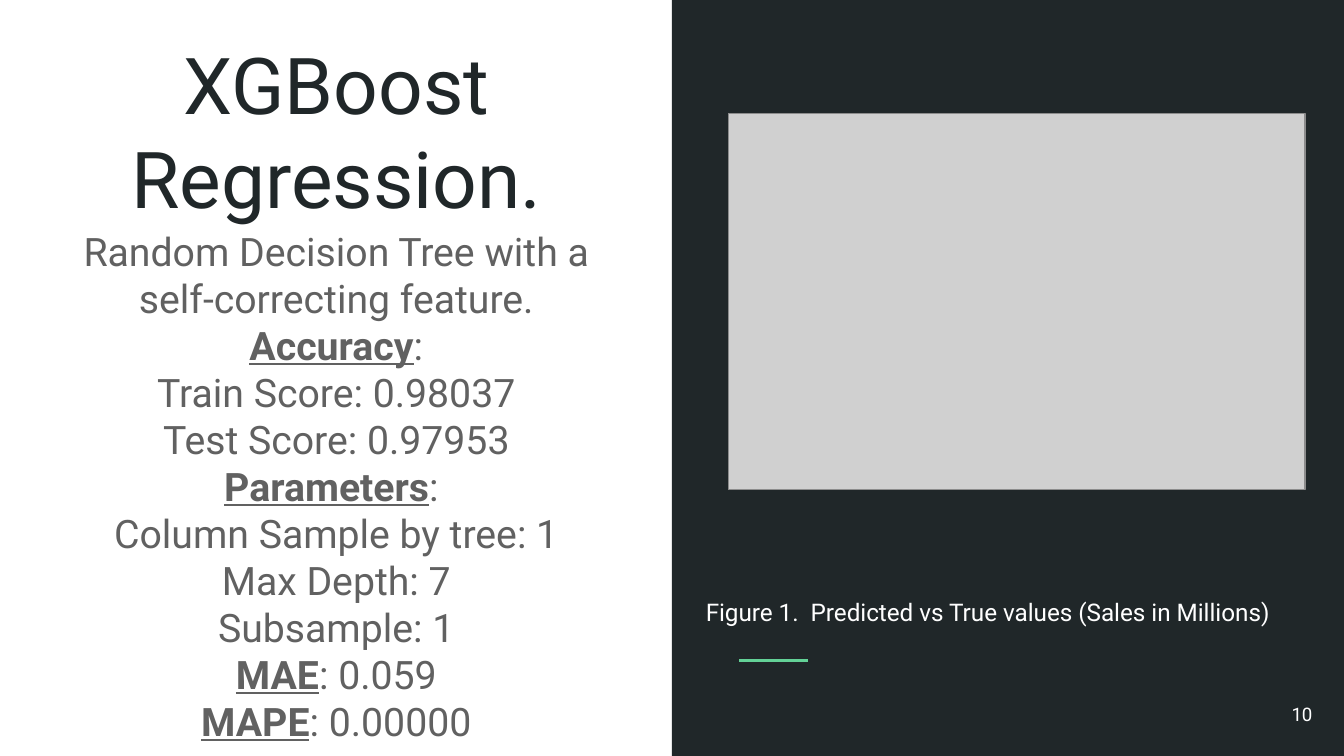
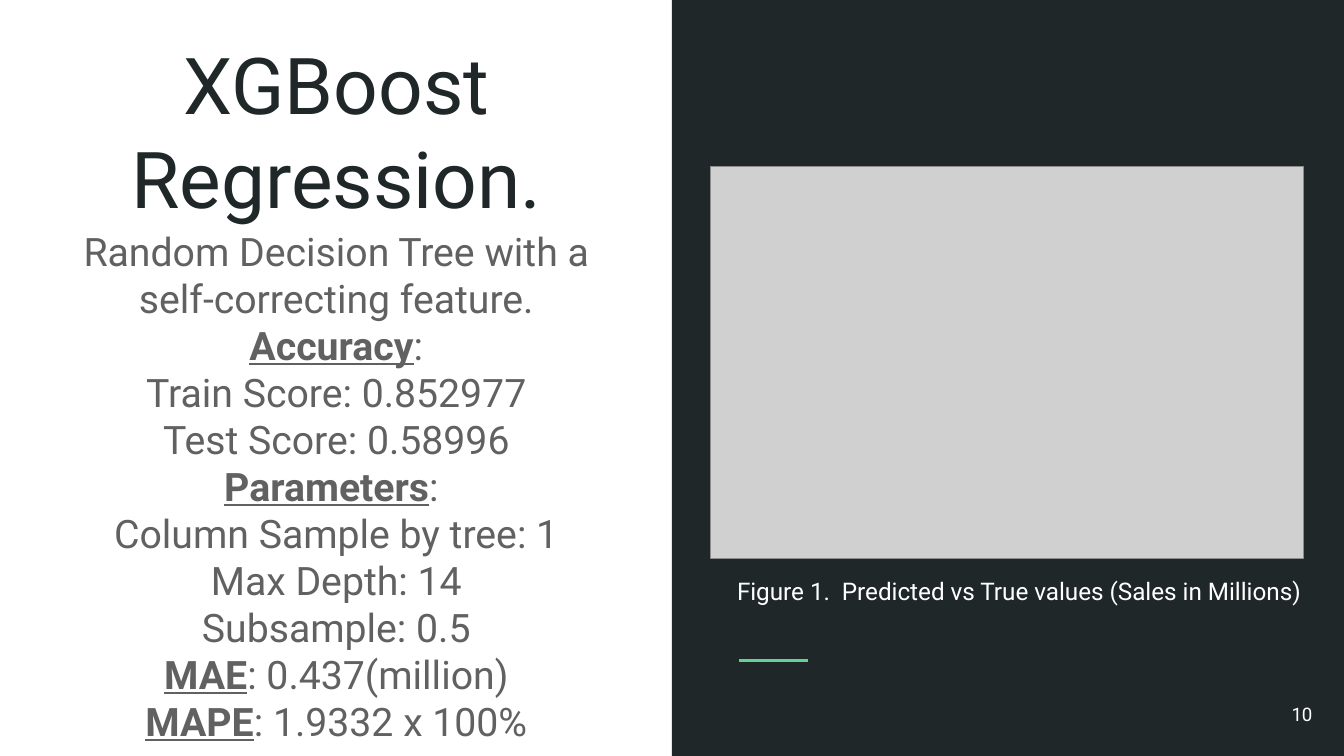
Before and after one commit to Ninjaneer1/VideoGameSalesPredictor, a slide deck: slide 10 of VideoGameSalesPredictor_PP.pptx. Drawn at 1344x756 pixels with LibreOffice and Linux fonts; fonts in the diff are those of the drawing; grey boxes stand for pictures. Boxes give left, top, right and bottom in pixels: in the first picture for what was removed or moved away, otherwise in the second. Text is boxed around its words. In the diff, an @@ line names an element or a change of style, - is before the commit and + after.

```diff
--- a/VideoGameSalesPredictor_PP.pptx
+++ b/VideoGameSalesPredictor_PP.pptx
@@ picture: place and size @@
-picture at bbox=[728, 114, 1305, 491]
+picture at bbox=[711, 167, 1305, 558]
@@ subtitle at bbox=[146, 379, 527, 455]: text changed @@
-Train Score: 0.98037
-Test Score: 0.97953
+Train Score: 0.852977
+Test Score: 0.58996
@@ subtitle at bbox=[145, 565, 527, 741]: text changed @@
-Max Depth: 7
-Subsample: 1
-MAE: 0.059
-MAPE: 0.00000
+Max Depth: 14
+Subsample: 0.5
+MAE: 0.437(million)
+MAPE: 1.9332 x 100%
@@ text "Figure 1. Predicted vs True ...": place and size @@
-text "Figure 1. Predicted vs True ..." at bbox=[706, 601, 1270, 627]
+text "Figure 1. Predicted vs True ..." at bbox=[737, 580, 1301, 606]
```
Also in this commit, not shown: 2 other slides changed, 1 slide added, 1 other file.
